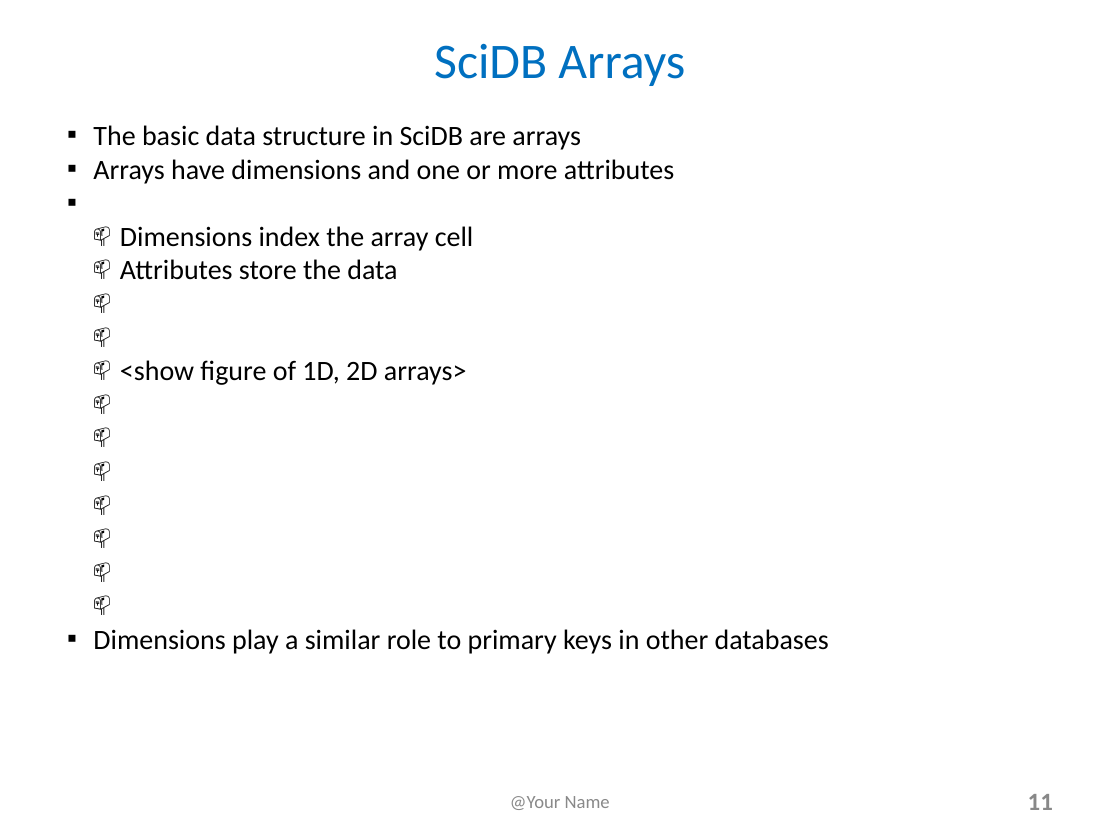
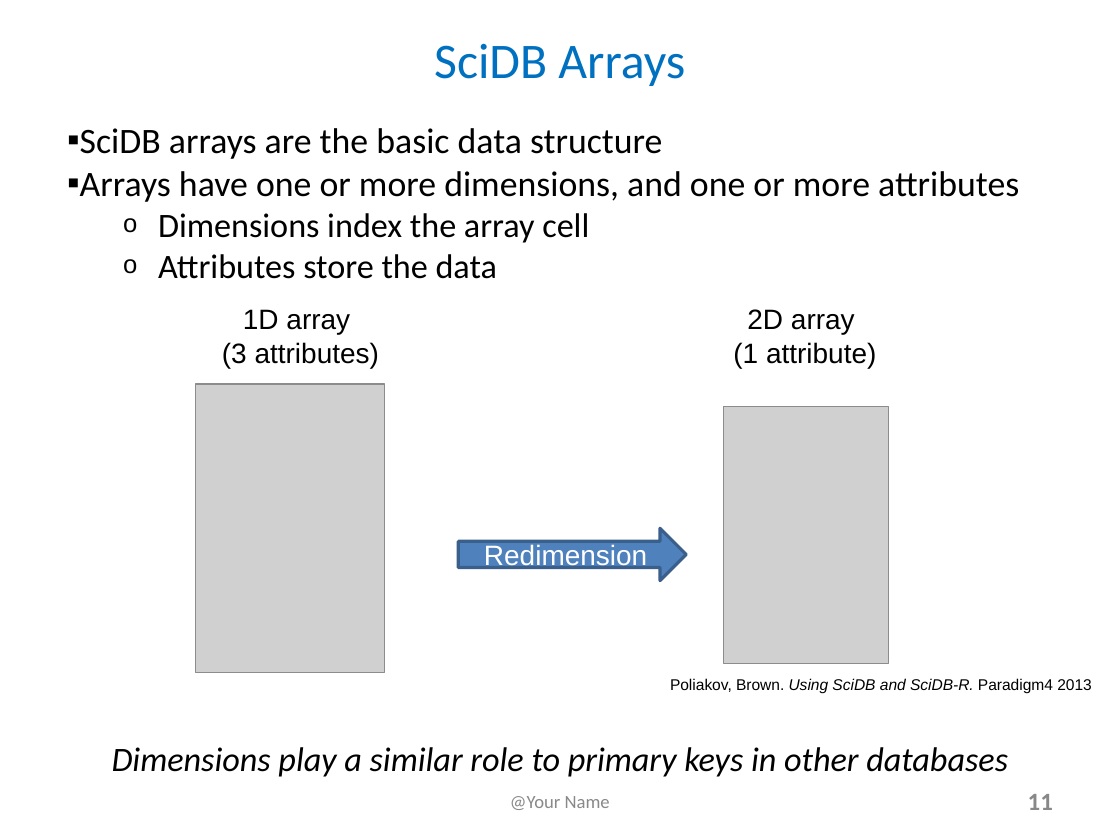
Before and after one commit to lchiaying/SciDB-project, a slide deck: slide 11 of FinalProjectSlides and YouTubeTitlePage_e63_2017.pptx. Drawn at 1120x840 pixels with LibreOffice and Linux fonts; fonts in the diff are those of the drawing; grey boxes stand for pictures. Boxes give left, top, right and bottom in pixels: in the first picture for what was removed or moved away, otherwise in the second. Text is boxed around its words. In the diff, an @@ line names an element or a change of style, - is before the commit and + after.

Commit message:
Fixed slides formatting

```diff
--- a/FinalProjectSlides and YouTubeTitlePage_e63_2017.pptx
+++ b/FinalProjectSlides and YouTubeTitlePage_e63_2017.pptx
@@ text at (80,128,1019,202): text changed; size 18 to 23 pt @@
-▪ The basic data structure in SciDB are arrays
-▪ Arrays have dimensions and one or more attributes
+▪ SciDB arrays are the basic data structure
+▪ Arrays have one or more dimensions, and one or more attributes
@@ text at (112,213,1008,777): size 18 to 22 pt in "Dimensions index the array cell", "Dimensions play a similar role to primary ..."; italic on in "Dimensions play a similar role to primary ..."; bullet 📫 to o; alignment left to centre; bullet ▪ to none @@
@@ text at (158,254,497,279): text changed; size 18 to 22 pt @@
-  📫 Attributes store the data
-    <show figure of 1D, 2D arrays>
+  o Attributes store the data
@@ text added at (222,309,379,368), 18 pt, text #000000 @@
+1D array
+(3 attributes)
@@ text added at (733,309,876,368), 18 pt, text #000000 @@
+2D array
+(1 attribute)
@@ picture added at (195,384,384,673) @@
@@ picture added at (724,407,888,663) @@
@@ right arrow added at (458,529,685,581), fill #4F81BD, outline #3A5F8C 2 pt, 18 pt, text #FFFFFF @@
+Redimension
@@ text added at (670,678,1092,693), 10 pt, text #000000 @@
+Poliakov, Brown. Using SciDB and SciDB-R. Paradigm4 2013
```
Also in this commit, not shown: 13 other slides changed.
